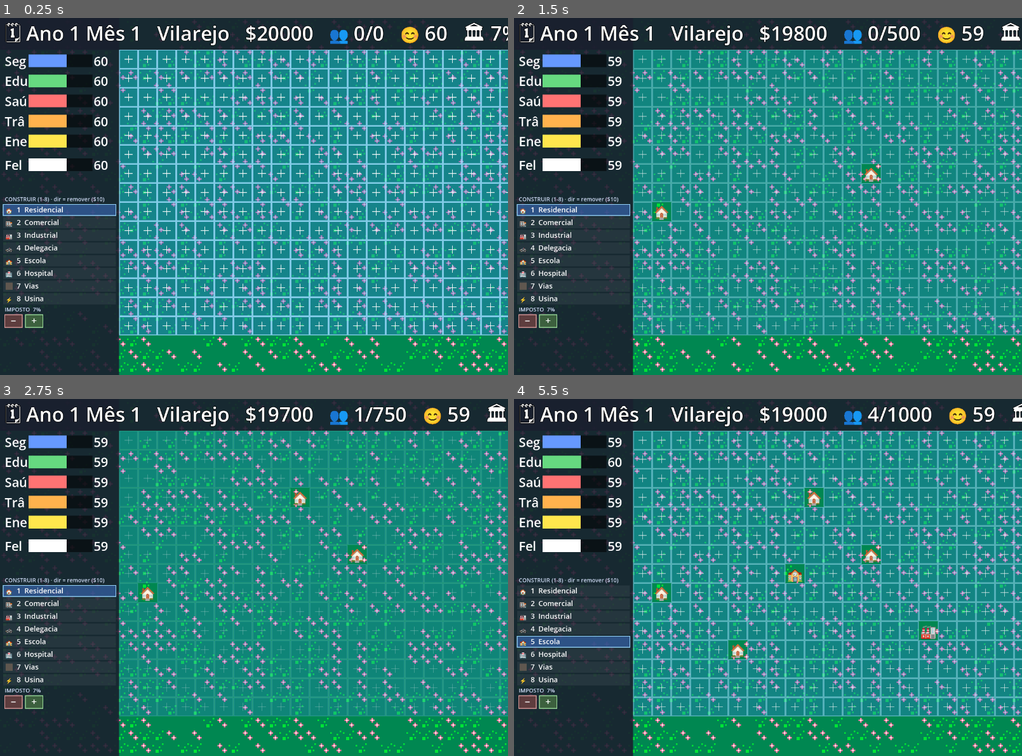
Above: before the commit, frames 1-4 (two rows, left to right).
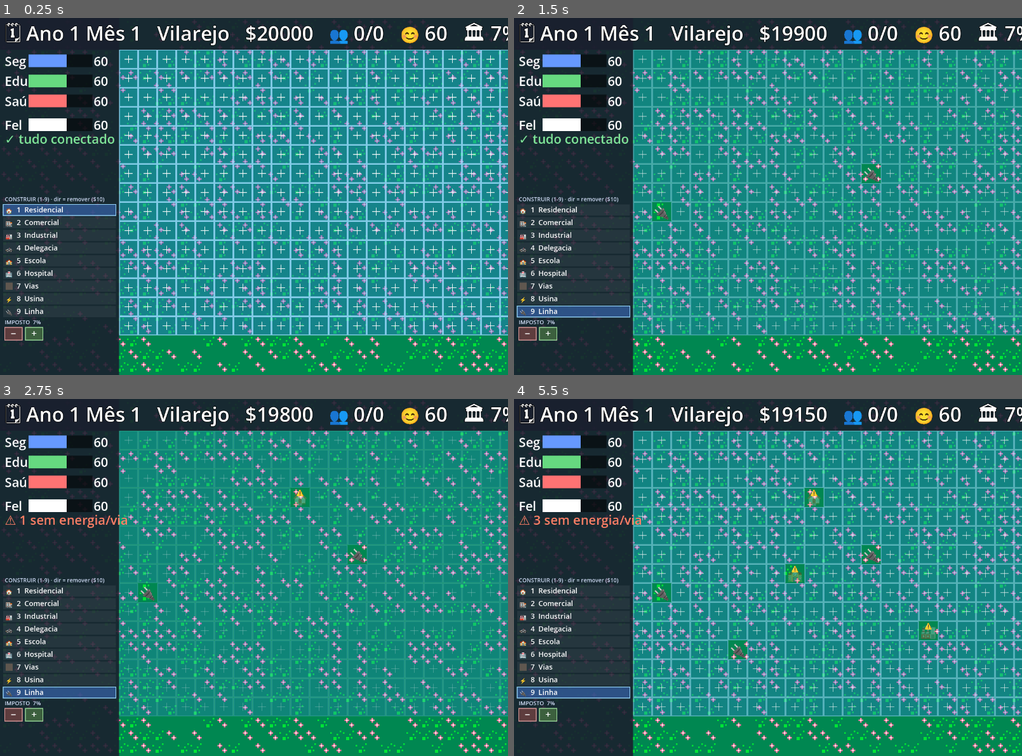
Above: after the commit, the same moments.

Repository: andrewsmedina/yourcity
Game: Godot game, scene res://scenes/main.tscn
The game is run twice, just before and just after one commit, with the same random seed, the same clock (stepped at 60 frames per second) and the same inputs.
Inputs (mouse positions are in pixels of both pictures, inside the frame that each line leads up to):
- Up to frame 1 (0.25 s): no input
- Up to frame 2 (1.5 s): tap Enter at 0.5 s; move the mouse to (879, 178) at 0.52 s; tap 9 at 0.6 s; click (879, 178) at 0.67 s; tap Space at 0.77, 1.25 s; drag from (666, 214) to (742, 267) at 1.27 s
- Up to frame 3 (2.75 s): move the mouse to (304, 498) at 2.02 s; tap 1 at 2.1 s; click (304, 498) at 2.17 s; tap 9 at 2.3 s
- Up to frame 4 (5.5 s): drag from (742, 648) to (615, 523) at 2.77 s; move the mouse to (920, 631) at 3.52 s; tap 3 at 3.6 s; click (920, 631) at 3.67 s; tap Space at 3.77 s; tap 9 at 3.8, 5.3 s; drag from (615, 523) to (691, 488) at 4.27 s; move the mouse to (793, 577) at 5.02 s; tap 5 at 5.1 s; click (793, 577) at 5.17 s

The runs differ from the first frame. In frame 1, 2.3% of the frame differs, in the area x 0-23%, y 27-91%; in frame 2, 4.7%; in frame 3, 4.9%; in frame 4, 5.2%, in the area x 0-100%, y 1-91%.

Commit message:
Add power grid + road connectivity (spatial SimCity-style)
Position now matters. New Linha de Transmissão (power line) conducts power;
usinas are sources; power floods through occupied non-road lots. A productive
building only works if it's powered AND has an adjacent road — otherwise it's
inert (produces nothing) and shows ⚠️ dimmed. Revenue, population/housing,
service supply and gift bonuses now use FUNCTIONAL counts.

Energy and Traffic indicators/crises are removed and replaced by real
connectivity: indicator bars drop to Security/Education/Health and show a
"N sem energia/via" readout. Power line on key 9 / palette. Tests updated
(new connectivity test + a _wire_row helper); window a bit taller for the
9-item palette.

Co-Authored-By: Claude Opus 4.8 (1M context) <noreply@anthropic.com>

Diff:
--- a/scripts/build_overlay.gd
+++ b/scripts/build_overlay.gd
@@ -21,6 +21,7 @@
 	CitySim.Zone.HOSPITAL: "🏥",
 	CitySim.Zone.ROADS: "🛣️",
 	CitySim.Zone.POWER: "⚡",
+	CitySim.Zone.POWERLINE: "🔌",
 	CitySim.Zone.PARK: "🌳",
 	CitySim.Zone.BANK: "🏦",
 	CitySim.Zone.STADIUM: "🏟️",
@@ -117,7 +118,7 @@
 		elif sim.slots[i] == null:
 			_draw_empty(rect, pulse)
 		else:
-			_draw_building(rect, sim.slots[i], tile)
+			_draw_building(rect, sim.slots[i], tile, sim.is_functional(i))
 
 # Build palette lives below the indicators in the left sidebar. It lists the 8
 # buildable zones plus any granted-but-unplaced gifts.
@@ -135,7 +136,7 @@
 	return Rect2(8.0, _palette_top() + i * PALETTE_ROW, GRID_LEFT - 16.0, PALETTE_ROW - 4.0)
 
 func _draw_palette() -> void:
-	draw_string(_font, Vector2(12.0, _palette_top() - 8.0), "CONSTRUIR (1-8) · dir = remover ($10)",
+	draw_string(_font, Vector2(12.0, _palette_top() - 8.0), "CONSTRUIR (1-9) · dir = remover ($10)",
 		HORIZONTAL_ALIGNMENT_LEFT, -1, 14, Color(0.8, 0.85, 0.95))
 	var zones := _palette_zones()
 	for i in zones.size():
@@ -202,11 +203,16 @@
 	draw_line(c - Vector2(s, 0), c + Vector2(s, 0), Color(1, 1, 1, pulse), 2.0)
 	draw_line(c - Vector2(0, s), c + Vector2(0, s), Color(1, 1, 1, pulse), 2.0)
 
-func _draw_building(rect: Rect2, zone: int, tile: float) -> void:
+func _draw_building(rect: Rect2, zone: int, tile: float, functional: bool) -> void:
 	if _zone_textures.has(zone):
-		draw_texture_rect(_zone_textures[zone], rect, false)
+		draw_texture_rect(_zone_textures[zone], rect,
+			false, Color.WHITE if functional else Color(1, 1, 1, 0.35))
 		return
 	var emoji: String = ZONE_EMOJI[zone]
 	var font_size := maxi(8, int(tile * 0.85))  # bigger — no background behind it
+	var tint := Color.WHITE if functional else Color(1, 1, 1, 0.35)  # dim if no power/road
 	draw_string(_emoji_font, Vector2(rect.position.x, rect.get_center().y + font_size * 0.35),
-		emoji, HORIZONTAL_ALIGNMENT_CENTER, rect.size.x, font_size)
+		emoji, HORIZONTAL_ALIGNMENT_CENTER, rect.size.x, font_size, tint)
+	if not functional:  # warn: needs power + road
+		draw_string(_emoji_font, Vector2(rect.position.x, rect.position.y + tile * 0.35),
+			"⚠️", HORIZONTAL_ALIGNMENT_CENTER, rect.size.x, int(tile * 0.4))
--- a/scripts/indicator_bars.gd
+++ b/scripts/indicator_bars.gd
@@ -18,8 +18,6 @@
 		{"label": "Seg", "color": Color(0.4, 0.6, 1.0), "ind": CitySim.Indicator.SECURITY},
 		{"label": "Edu", "color": Color(0.4, 0.85, 0.5), "ind": CitySim.Indicator.EDUCATION},
 		{"label": "Saú", "color": Color(1.0, 0.45, 0.45), "ind": CitySim.Indicator.HEALTH},
-		{"label": "Trâ", "color": Color(1.0, 0.7, 0.3), "ind": CitySim.Indicator.TRAFFIC},
-		{"label": "Ene", "color": Color(1.0, 0.9, 0.3), "ind": CitySim.Indicator.ENERGY},
 	]
 
 func _process(_delta: float) -> void:
@@ -41,6 +39,12 @@
 		_draw_bar(margin, bar_x, y, bar_w, bar_h, fs, row.label, sim.indicators[row.ind], row.color)
 		y += bar_h + gap
 	_draw_bar(margin, bar_x, y + 4.0 * s, bar_w, bar_h, fs, "Fel", sim.happiness(), Color.WHITE)
+	# Connectivity readout (replaces the old Energy/Traffic bars).
+	var off := sim.disconnected_count()
+	var conn_y := y + (bar_h + gap) + 10.0 * s
+	var conn_col := Color(1.0, 0.5, 0.4) if off > 0 else Color(0.5, 0.9, 0.6)
+	var conn_text := "⚠ %d sem energia/via" % off if off > 0 else "✓ tudo conectado"
+	draw_string(_font, Vector2(margin, conn_y), conn_text, HORIZONTAL_ALIGNMENT_LEFT, -1, fs, conn_col)
 
 func _draw_bar(label_x: float, bar_x: float, y: float, bar_w: float, bar_h: float,
 		fs: int, label: String, value: float, color: Color) -> void:
--- a/scripts/main.gd
+++ b/scripts/main.gd
@@ -17,6 +17,7 @@
 	KEY_6: CitySim.Zone.HOSPITAL,
 	KEY_7: CitySim.Zone.ROADS,
 	KEY_8: CitySim.Zone.POWER,
+	KEY_9: CitySim.Zone.POWERLINE,
 }
 
 func _ready() -> void:
--- a/scripts/sim/city_sim.gd
+++ b/scripts/sim/city_sim.gd
@@ -15,15 +15,18 @@
 
 enum Zone {
 	RESIDENTIAL, COMMERCIAL, INDUSTRIAL,
-	POLICE, SCHOOL, HOSPITAL, ROADS, POWER,
+	POLICE, SCHOOL, HOSPITAL, ROADS, POWER, POWERLINE,
 	PARK, BANK, STADIUM,  # gifts — placeable once granted by a milestone
 }
 
-## The 8 zones the player builds normally (keys 1-8); gifts are placed separately.
+## Zones the player builds normally (keys 1-9); gifts are placed separately.
 const BUILDABLE_ZONES := [
 	Zone.RESIDENTIAL, Zone.COMMERCIAL, Zone.INDUSTRIAL,
-	Zone.POLICE, Zone.SCHOOL, Zone.HOSPITAL, Zone.ROADS, Zone.POWER,
+	Zone.POLICE, Zone.SCHOOL, Zone.HOSPITAL, Zone.ROADS, Zone.POWER, Zone.POWERLINE,
 ]
+
+## Infrastructure — always active, doesn't itself need power/road.
+const INFRA_ZONES := [Zone.ROADS, Zone.POWER, Zone.POWERLINE]
 
 const ZONE_NAME := {
 	Zone.RESIDENTIAL: "Residencial",
@@ -34,12 +37,13 @@
 	Zone.HOSPITAL: "Hospital",
 	Zone.ROADS: "Vias",
 	Zone.POWER: "Usina",
+	Zone.POWERLINE: "Linha",
 	Zone.PARK: "Parque",
 	Zone.BANK: "Banco",
 	Zone.STADIUM: "Estádio",
 }
 
-enum Indicator { SECURITY, EDUCATION, HEALTH, TRAFFIC, ENERGY }
+enum Indicator { SECURITY, EDUCATION, HEALTH }
 
 enum Phase { VILLAGE, SMALL_TOWN, CITY, METROPOLIS }
 
@@ -64,25 +68,18 @@
 const GIFT_HAPPINESS := { Zone.PARK: 5.0, Zone.BANK: 0.0, Zone.STADIUM: 10.0 }
 const BANK_TAX_BONUS := 0.25  # +25% tax income while a Bank stands
 
-enum CrisisType { CRIME, EPIDEMIC, DROPOUT, GRIDLOCK, BLACKOUT }
-
-const CRISIS_TYPES := [
-	CrisisType.CRIME, CrisisType.EPIDEMIC, CrisisType.DROPOUT,
-	CrisisType.GRIDLOCK, CrisisType.BLACKOUT,
-]
-
-const INDICATORS := [
-	Indicator.SECURITY, Indicator.EDUCATION, Indicator.HEALTH,
-	Indicator.TRAFFIC, Indicator.ENERGY,
-]
-
-## Service zone that boosts each indicator.
+enum CrisisType { CRIME, EPIDEMIC, DROPOUT }
+
+const CRISIS_TYPES := [CrisisType.CRIME, CrisisType.EPIDEMIC, CrisisType.DROPOUT]
+
+const INDICATORS := [Indicator.SECURITY, Indicator.EDUCATION, Indicator.HEALTH]
+
+## Service zone that boosts each indicator. (Roads/Power are now infrastructure —
+## traffic/energy are handled by the connectivity network, not indicators.)
 const SERVICE_FOR := {
 	Indicator.SECURITY: Zone.POLICE,
 	Indicator.EDUCATION: Zone.SCHOOL,
 	Indicator.HEALTH: Zone.HOSPITAL,
-	Indicator.TRAFFIC: Zone.ROADS,
-	Indicator.ENERGY: Zone.POWER,
 }
 
 # --- Economy (SimCity-style: cheap zones, costly infra, tax revenue) ---
@@ -94,14 +91,14 @@
 	Zone.RESIDENTIAL: 100.0, Zone.COMMERCIAL: 100.0, Zone.INDUSTRIAL: 100.0,
 	Zone.ROADS: 100.0,
 	Zone.POLICE: 500.0, Zone.SCHOOL: 500.0, Zone.HOSPITAL: 500.0,
-	Zone.POWER: 3000.0,
+	Zone.POWER: 3000.0, Zone.POWERLINE: 50.0,
 	Zone.PARK: 0.0, Zone.BANK: 0.0, Zone.STADIUM: 0.0,  # gifts are free
 }
 const ZONE_UPKEEP := {  # ongoing cost/sec — services & infra; plain zones are free
 	Zone.RESIDENTIAL: 0.0, Zone.COMMERCIAL: 0.0, Zone.INDUSTRIAL: 0.0,
 	Zone.ROADS: 0.5,
 	Zone.POLICE: 1.0, Zone.SCHOOL: 1.0, Zone.HOSPITAL: 1.0,
-	Zone.POWER: 2.0,
+	Zone.POWER: 2.0, Zone.POWERLINE: 0.1,
 	Zone.PARK: 0.0, Zone.BANK: 0.0, Zone.STADIUM: 0.0,
 }
 
@@ -137,6 +134,7 @@
 	Zone.POLICE: Phase.VILLAGE,
 	Zone.SCHOOL: Phase.VILLAGE,
 	Zone.HOSPITAL: Phase.VILLAGE,
+	Zone.POWERLINE: Phase.VILLAGE,
 	Zone.PARK: Phase.VILLAGE,
 	Zone.BANK: Phase.VILLAGE,
 	Zone.STADIUM: Phase.VILLAGE,
@@ -154,8 +152,6 @@
 	Indicator.EDUCATION: 1500.0,
 	Indicator.HEALTH: 2500.0,
 }
-const DEMAND_PER_BUILDING := 0.03      # traffic demand per built lot (~1 Vias / 16)
-const ENERGY_DEMAND_PER_BUILDING := 0.01  # energy demand per built lot (~1 Usina / 50)
 
 # --- Happiness thresholds ---
 const HAPPY_HIGH := 70.0
@@ -174,15 +170,11 @@
 	CrisisType.CRIME: Indicator.SECURITY,
 	CrisisType.EPIDEMIC: Indicator.HEALTH,
 	CrisisType.DROPOUT: Indicator.EDUCATION,
-	CrisisType.GRIDLOCK: Indicator.TRAFFIC,
-	CrisisType.BLACKOUT: Indicator.ENERGY,
 }
 const CRISIS_TITLE := {
 	CrisisType.CRIME: "Onda de Crimes",
 	CrisisType.EPIDEMIC: "Epidemia",
 	CrisisType.DROPOUT: "Evasão Escolar",
-	CrisisType.GRIDLOCK: "Engarrafamento",
-	CrisisType.BLACKOUT: "Apagão",
 }
 # 2-3 response options per crisis: cheap small bump vs expensive big fix.
 const CRISIS_RESPONSES := {
@@ -201,16 +193,6 @@
 		{"label": "Bolsas de estudo", "cost": 2000.0, "bump": 25.0},
 		{"label": "Contratar professores", "cost": 1000.0, "bump": 15.0},
 	],
-	CrisisType.GRIDLOCK: [
-		{"label": "Expandir vias", "cost": 5000.0, "bump": 40.0},
-		{"label": "Transporte público", "cost": 2000.0, "bump": 25.0},
-		{"label": "Sincronizar semáforos", "cost": 1000.0, "bump": 15.0},
-	],
-	CrisisType.BLACKOUT: [
-		{"label": "Construir usina", "cost": 5000.0, "bump": 40.0},
-		{"label": "Comprar energia", "cost": 2000.0, "bump": 25.0},
-		{"label": "Racionar consumo", "cost": 1000.0, "bump": 15.0},
-	],
 }
 
 var money: float
@@ -232,6 +214,11 @@
 var slots: Array = []  # each entry is a Zone value, or null when empty
 var gift_granted := {}    # gift Zone -> true once its milestone has been reached
 var gift_available := {}  # gift Zone -> true while granted but not yet placed
+
+# Connectivity network (recomputed on build/demolish). Per-slot flags.
+var _powered: Array = []      # reachable from a power plant through conductors
+var _road: Array = []         # adjacent to a road
+var _functional: Array = []   # productive building that is powered AND road-connected
 
 var _crisis_elapsed := {}  # CrisisType -> seconds active (key present iff active)
 
@@ -303,7 +290,19 @@
 			n += 1
 	return n
 
-## Total built lots — the demand driver for every indicator.
+## Count of a zone that is currently functional (powered + road-connected).
+## Infrastructure (roads/power/lines) counts whenever present.
+func functional_zone_count(zone: Zone) -> int:
+	var n := 0
+	for i in slots.size():
+		if slots[i] == zone and _functional[i]:
+			n += 1
+	return n
+
+func is_functional(slot_index: int) -> bool:
+	return slot_index >= 0 and slot_index < _functional.size() and _functional[slot_index]
+
+## Total built lots.
 func building_count() -> int:
 	var n := 0
 	for s in slots:
@@ -311,9 +310,18 @@
 			n += 1
 	return n
 
-## Maximum residents the city can house (sum of residential lot capacities).
+## Productive buildings that are missing power or road access.
+func disconnected_count() -> int:
+	var n := 0
+	for i in slots.size():
+		var z = slots[i]
+		if z != null and not INFRA_ZONES.has(z) and not _functional[i]:
+			n += 1
+	return n
+
+## Maximum residents the city can house (only functional residential lots).
 func housing_capacity() -> float:
-	return zone_count(Zone.RESIDENTIAL) * RESIDENTIAL_CAPACITY
+	return functional_zone_count(Zone.RESIDENTIAL) * RESIDENTIAL_CAPACITY
 
 ## Average of the five indicators, shifted by how the tax rate sits relative to
 ## the comfortable level (#20).
@@ -324,9 +332,9 @@
 	var base := total / INDICATORS.size()
 	return clampf(base + (TAX_COMFORT - tax_rate) * TAX_HAPPINESS + _gift_happiness(), 0.0, 100.0)
 
-## Whether a gift building currently stands in the city (its bonus is active).
+## Whether a functional gift building stands in the city (its bonus is active).
 func has_gift(gift: Zone) -> bool:
-	return zone_count(gift) > 0
+	return functional_zone_count(gift) > 0
 
 func _gift_happiness() -> float:
 	var bonus := 0.0
@@ -335,9 +343,9 @@
 			bonus += GIFT_HAPPINESS[g]
 	return bonus
 
-## Tax revenue per second at the current rate (residents + businesses).
+## Tax revenue per second at the current rate (residents + functional businesses).
 func tax_income() -> float:
-	var businesses := zone_count(Zone.COMMERCIAL) + zone_count(Zone.INDUSTRIAL)
+	var businesses := functional_zone_count(Zone.COMMERCIAL) + functional_zone_count(Zone.INDUSTRIAL)
 	var income := (population * TAX_PER_RESIDENT + businesses * TAX_PER_BUSINESS) * tax_rate
 	if has_gift(Zone.BANK):
 		income *= 1.0 + BANK_TAX_BONUS
@@ -445,11 +453,8 @@
 		CrisisType.EPIDEMIC:
 			population = maxf(0.0, population - 0.1 * delta)
 			money -= 5.0 * delta
-		CrisisType.DROPOUT, CrisisType.GRIDLOCK:
+		CrisisType.DROPOUT:
 			money -= 5.0 * delta
-		CrisisType.BLACKOUT:
-			for ind in INDICATORS:
-				indicators[ind] = maxf(0.0, indicators[ind] - 0.1 * delta)
 
 # --- Serialization (#40, #41) ---
 
@@ -511,34 +516,77 @@
 		slots.append(null)
 
 func _recompute_rates() -> void:
-	pop_per_sec = zone_count(Zone.RESIDENTIAL) * RESIDENTIAL_POP
+	_recompute_network()
+	pop_per_sec = functional_zone_count(Zone.RESIDENTIAL) * RESIDENTIAL_POP
 	var upkeep := 0.0
 	for s in slots:
 		if s != null:
 			upkeep += ZONE_UPKEEP[s]
 	upkeep_per_sec = upkeep
 
+# Recompute the power + road networks and which buildings are functional.
+func _recompute_network() -> void:
+	var n := slots.size()
+	_powered.resize(n)
+	_road.resize(n)
+	_functional.resize(n)
+	for i in n:
+		_powered[i] = false
+		_road[i] = false
+		_functional[i] = false
+	# Road access: a lot needs an orthogonally adjacent road.
+	for i in n:
+		if slots[i] != null:
+			_road[i] = _has_adjacent_road(i)
+	# Power: flood from plants through conductors (occupied lots that aren't roads).
+	var stack: Array = []
+	for i in n:
+		if slots[i] == Zone.POWER:
+			_powered[i] = true
+			stack.append(i)
+	while not stack.is_empty():
+		var cur: int = stack.pop_back()
+		for nb in _neighbors(cur):
+			if slots[nb] != null and slots[nb] != Zone.ROADS and not _powered[nb]:
+				_powered[nb] = true
+				stack.append(nb)
+	# Functional: infrastructure is always on; productive buildings need power + road.
+	for i in n:
+		var z = slots[i]
+		if z == null:
+			continue
+		if INFRA_ZONES.has(z):
+			_functional[i] = true
+		else:
+			_functional[i] = _powered[i] and _road[i]
+
+func _neighbors(i: int) -> Array:
+	var col := i % GRID_COLS
+	var row := i / GRID_COLS
+	var out: Array = []
+	if col > 0:
+		out.append(i - 1)
+	if col < GRID_COLS - 1:
+		out.append(i + 1)
+	if row > 0:
+		out.append(i - GRID_COLS)
+	if row < GRID_ROWS - 1:
+		out.append(i + GRID_COLS)
+	return out
+
+func _has_adjacent_road(i: int) -> bool:
+	for nb in _neighbors(i):
+		if slots[nb] == Zone.ROADS:
+			return true
+	return false
+
 ## Net rate of change for an indicator (supply from services minus city demand).
 ## Positive = recovering, negative = falling.
 func indicator_rate(ind: Indicator) -> float:
-	var supply := zone_count(SERVICE_FOR[ind]) * SERVICE_BOOST
-	var demand := 0.0
-	match ind:
-		Indicator.SECURITY, Indicator.EDUCATION, Indicator.HEALTH:
-			demand = population * SERVICE_BOOST / RESIDENTS_PER_SERVICE[ind]
-		Indicator.TRAFFIC:
-			demand = building_count() * DEMAND_PER_BUILDING
-		Indicator.ENERGY:
-			demand = _energy_consumers() * ENERGY_DEMAND_PER_BUILDING
+	# Supply from functional (powered + road-connected) services vs population demand.
+	var supply := functional_zone_count(SERVICE_FOR[ind]) * SERVICE_BOOST
+	var demand: float = population * SERVICE_BOOST / RESIDENTS_PER_SERVICE[ind]
 	return supply - demand
-
-## Buildings that draw power — everything except roads and the power plants.
-func _energy_consumers() -> int:
-	var n := 0
-	for s in slots:
-		if s != null and s != Zone.ROADS and s != Zone.POWER:
-			n += 1
-	return n
 
 func _pop_factor() -> float:
 	var h := happiness()
--- a/tests/run_tests.gd
+++ b/tests/run_tests.gd
@@ -23,7 +23,7 @@
 	_test_happiness_is_average_of_indicators()
 	_test_indicators_react_to_demand()
 	_test_service_boosts_its_indicator()
-	_test_energy_drains_faster_with_more_zones()
+	_test_connectivity_makes_buildings_functional()
 	_test_high_happiness_boosts_population()
 	_test_low_happiness_causes_emigration()
 	_test_crisis_starts_below_threshold()
@@ -32,7 +32,6 @@
 	_test_response_bumps_indicator_and_costs()
 	_test_cannot_respond_without_money()
 	_test_ignored_crime_reduces_population()
-	_test_blackout_decays_all_indicators()
 	_test_population_capped_by_housing()
 	_test_city_ages_in_years()
 	_test_phase_tracks_population()
@@ -71,8 +70,8 @@
 	_expect("cannot build on a locked slot", not ok)
 
 func _test_tax_income_from_residents_and_business() -> void:
-	var c := CitySim.new(10000.0)
-	c.build(CitySim.Zone.COMMERCIAL, 0)
+	var c := CitySim.new(100000.0)
+	_wire_row(c, [CitySim.Zone.COMMERCIAL], CitySim.GRID_COLS)  # 1 functional business
 	c.population = 100.0
 	var expected := (100.0 * CitySim.TAX_PER_RESIDENT + 1.0 * CitySim.TAX_PER_BUSINESS) * c.tax_rate
 	_expect("tax income from residents and businesses", is_equal_approx(c.tax_income(), expected))
@@ -88,10 +87,9 @@
 		high < at_comfort and low > at_comfort)
 
 func _test_residential_zone_grows_population() -> void:
-	var c := CitySim.new(10000.0)
-	c.build(CitySim.Zone.RESIDENTIAL, 0)
-	c.build(CitySim.Zone.RESIDENTIAL, 1)
-	c.build(CitySim.Zone.RESIDENTIAL, 2)  # 3 * (1/3) = 1 pop/sec
+	var c := CitySim.new(100000.0)
+	_wire_row(c, [CitySim.Zone.RESIDENTIAL, CitySim.Zone.RESIDENTIAL, CitySim.Zone.RESIDENTIAL],
+		CitySim.GRID_COLS)  # 3 functional -> 1 pop/sec
 	c.advance(2.0)
 	_expect("residential zones grow population", is_equal_approx(c.population, 2.0))
 
@@ -116,21 +114,21 @@
 func _test_gifts_granted_placed_and_bonus() -> void:
 	var c := CitySim.new(100000.0)
 	var need := int(ceil(CitySim.GIFT_POP[CitySim.Zone.PARK] / CitySim.RESIDENTIAL_CAPACITY))
+	var res: Array = []
 	for i in need:
-		c.build(CitySim.Zone.RESIDENTIAL, i)  # enough housing for the park milestone
+		res.append(CitySim.Zone.RESIDENTIAL)  # functional housing for the milestone
+	_wire_row(c, res, CitySim.GRID_COLS)
 	c.population = CitySim.GIFT_POP[CitySim.Zone.PARK]
 	c.advance(0.1)
 	var granted := c.gift_available.has(CitySim.Zone.PARK)  # offered, not yet placed
 	var inactive := not c.has_gift(CitySim.Zone.PARK)
-	var placed := c.build(CitySim.Zone.PARK, 20)            # place it (free), free slot
+	# Place the park next to the powered row (right of the last residential), with a road above.
+	var park_slot: int = CitySim.GRID_COLS + 1 + need
+	c.build(CitySim.Zone.ROADS, park_slot - CitySim.GRID_COLS)
+	var placed := c.build(CitySim.Zone.PARK, park_slot)
 	var active := c.has_gift(CitySim.Zone.PARK) and not c.gift_available.has(CitySim.Zone.PARK)
-	# Bank boosts tax once placed.
-	c.build(CitySim.Zone.COMMERCIAL, 21)
-	var base_tax := c.tax_income()
-	c.gift_available[CitySim.Zone.BANK] = true
-	c.build(CitySim.Zone.BANK, 22)
-	_expect("gift granted -> placed -> bonus active; bank boosts tax",
-		granted and inactive and placed and active and c.tax_income() > base_tax)
+	_expect("gift granted -> placed -> active when functional",
+		granted and inactive and placed and active)
 
 func _test_demolish_clears_lot() -> void:
 	var c := CitySim.new(10000.0)
@@ -156,9 +154,9 @@
 	var c := CitySim.new()
 	c.indicators[CitySim.Indicator.SECURITY] = 100.0
 	c.indicators[CitySim.Indicator.EDUCATION] = 0.0
-	# the other three stay at INDICATOR_START
+	# Health stays at INDICATOR_START; happiness is the average of the 3.
 	var start := CitySim.INDICATOR_START
-	var expected := (100.0 + 0.0 + start + start + start) / 5.0
+	var expected := (100.0 + 0.0 + start) / 3.0
 	_expect("happiness is the average of indicators", is_equal_approx(c.happiness(), expected))
 
 func _test_indicators_react_to_demand() -> void:
@@ -171,42 +169,42 @@
 	_expect("security stable when empty, falls under population demand", stable and fell)
 
 func _test_service_boosts_its_indicator() -> void:
-	var c := CitySim.new(10000.0)
-	c.population = 500.0  # unlock POLICE (Small Town)
-	c.build(CitySim.Zone.POLICE, 0)
+	var c := CitySim.new(100000.0)
+	_wire_row(c, [CitySim.Zone.POLICE], CitySim.GRID_COLS)  # functional police, no residents
 	c.advance(1.0)
 	# With no population there's no security demand, so it rises by SERVICE_BOOST.
 	_expect("a service boosts its indicator",
 		is_equal_approx(c.indicators[CitySim.Indicator.SECURITY],
 			CitySim.INDICATOR_START + CitySim.SERVICE_BOOST))
 
-func _test_energy_drains_faster_with_more_zones() -> void:
-	var quiet := CitySim.new(10000.0)
-	quiet.advance(1.0)
-	var busy := CitySim.new(10000.0)
-	busy.build(CitySim.Zone.COMMERCIAL, 0)
-	busy.build(CitySim.Zone.COMMERCIAL, 1)
-	busy.advance(1.0)
-	_expect("energy drains faster with more zones",
-		busy.indicators[CitySim.Indicator.ENERGY] < quiet.indicators[CitySim.Indicator.ENERGY])
+func _test_connectivity_makes_buildings_functional() -> void:
+	# A lone commercial (no power, no road) is not functional.
+	var a := CitySim.new(100000.0)
+	a.build(CitySim.Zone.COMMERCIAL, 0)
+	var lone := not a.is_functional(0)
+	# Commercial next to a power plant (power) and a road becomes functional.
+	var b := CitySim.new(100000.0)
+	b.build(CitySim.Zone.COMMERCIAL, 1)   # slot 1
+	b.build(CitySim.Zone.POWER, 0)        # left neighbor -> conducts power
+	b.build(CitySim.Zone.ROADS, 1 + CitySim.GRID_COLS)  # below -> road access
+	var wired := b.is_functional(1)
+	_expect("buildings need power + road to function", lone and wired)
 
 func _test_high_happiness_boosts_population() -> void:
-	var c := CitySim.new(10000.0)
+	var c := CitySim.new(100000.0)
+	_wire_row(c, [CitySim.Zone.RESIDENTIAL, CitySim.Zone.RESIDENTIAL, CitySim.Zone.RESIDENTIAL],
+		CitySim.GRID_COLS)  # 1 pop/sec base
 	for ind in CitySim.INDICATORS:
 		c.indicators[ind] = 100.0  # happiness 100 -> immigration
-	c.build(CitySim.Zone.RESIDENTIAL, 0)
-	c.build(CitySim.Zone.RESIDENTIAL, 1)
-	c.build(CitySim.Zone.RESIDENTIAL, 2)  # 1 pop/sec base
 	c.advance(2.0)
 	_expect("high happiness boosts population (1.5x)", is_equal_approx(c.population, 3.0))
 
 func _test_low_happiness_causes_emigration() -> void:
-	var c := CitySim.new(10000.0)
+	var c := CitySim.new(100000.0)
+	_wire_row(c, [CitySim.Zone.RESIDENTIAL, CitySim.Zone.RESIDENTIAL, CitySim.Zone.RESIDENTIAL],
+		CitySim.GRID_COLS)  # 1 pop/sec base
 	for ind in CitySim.INDICATORS:
 		c.indicators[ind] = 10.0  # happiness 10 -> emigration
-	c.build(CitySim.Zone.RESIDENTIAL, 0)
-	c.build(CitySim.Zone.RESIDENTIAL, 1)
-	c.build(CitySim.Zone.RESIDENTIAL, 2)  # 1 pop/sec base
 	c.population = 100.0
 	c.advance(2.0)
 	_expect("low happiness causes emigration", is_equal_approx(c.population, 98.0))
@@ -254,20 +252,9 @@
 	c.advance(1.0)  # active and ignored — consequence applies
 	_expect("ignored crime reduces population", c.population < 100.0)
 
-func _test_blackout_decays_all_indicators() -> void:
-	var c := CitySim.new()
-	c.indicators[CitySim.Indicator.ENERGY] = 20.0
-	c.advance(0.5)  # blackout begins
-	var sec_before: float = c.indicators[CitySim.Indicator.SECURITY]
-	c.advance(1.0)  # active blackout drags every indicator down extra
-	var sec_after: float = c.indicators[CitySim.Indicator.SECURITY]
-	var drop := sec_before - sec_after
-	# With no buildings there's no demand, so any drop comes from the blackout.
-	_expect("blackout decays all indicators", drop > 0.05)
-
 func _test_population_capped_by_housing() -> void:
-	var c := CitySim.new(10000.0)
-	c.build(CitySim.Zone.RESIDENTIAL, 0)  # capacity = 1 * RESIDENTIAL_CAPACITY
+	var c := CitySim.new(100000.0)
+	_wire_row(c, [CitySim.Zone.RESIDENTIAL], CitySim.GRID_COLS)  # capacity = 1 * RESIDENTIAL_CAPACITY
 	c.population = 99999.0  # way over capacity
 	c.advance(1.0)
 	_expect("population is capped at housing capacity",
@@ -319,6 +306,15 @@
 		and is_equal_approx(b.indicators[CitySim.Indicator.SECURITY], 42.0)
 		and is_equal_approx(b.tax_rate, 0.12))
 
+# Build `zones` in a row that is powered (plant at the row start) and road-served
+# (a road above each), so every placed building is functional. Row 1 (col 0..).
+func _wire_row(c: CitySim, zones: Array, start: int) -> void:
+	c.build(CitySim.Zone.POWER, start)
+	for i in zones.size():
+		var s: int = start + 1 + i
+		c.build(CitySim.Zone.ROADS, s - CitySim.GRID_COLS)  # road above -> access
+		c.build(zones[i], s)
+
 func _expect(label: String, ok: bool) -> void:
 	print(("PASS " if ok else "FAIL ") + label)
 	if not ok:
